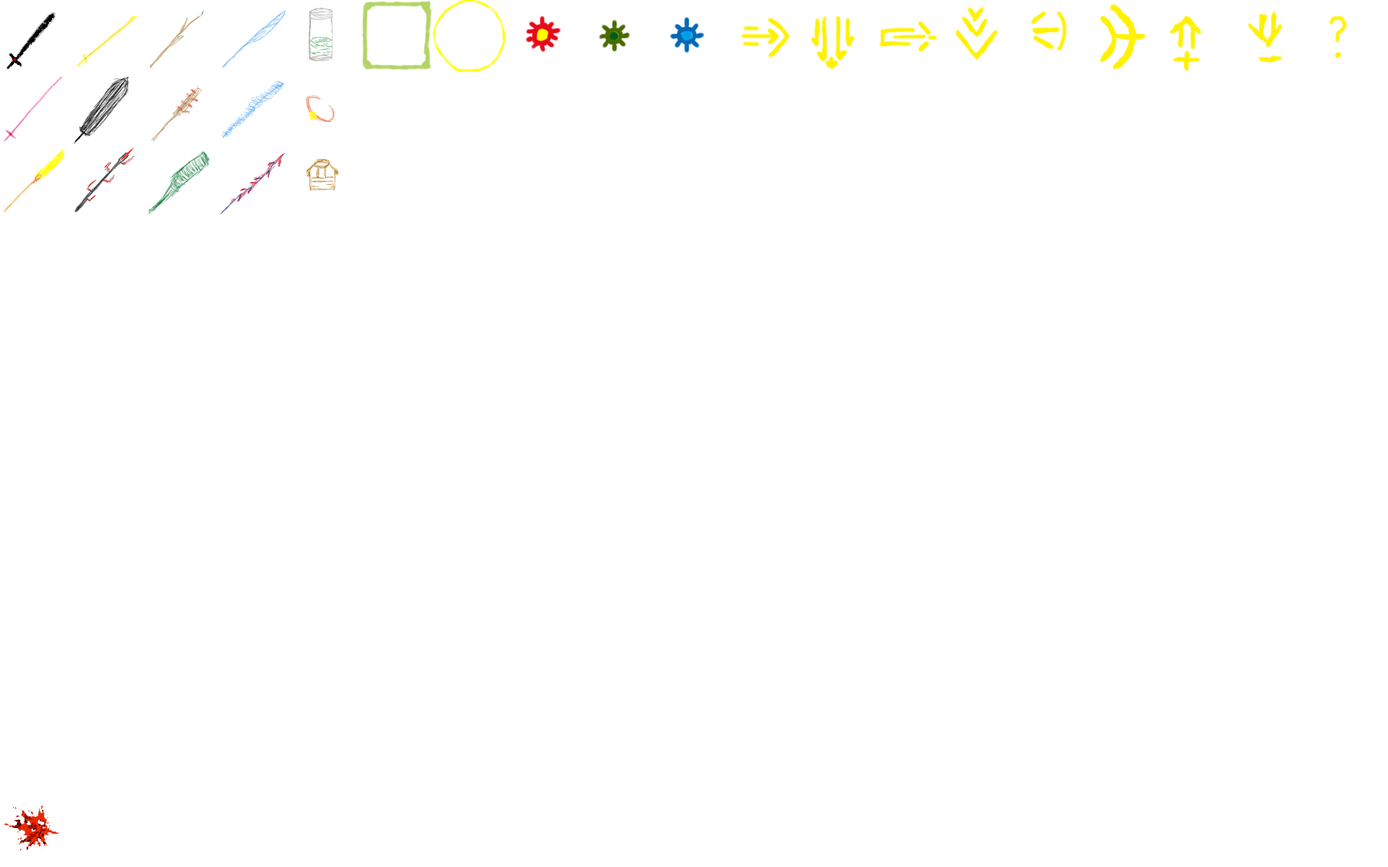
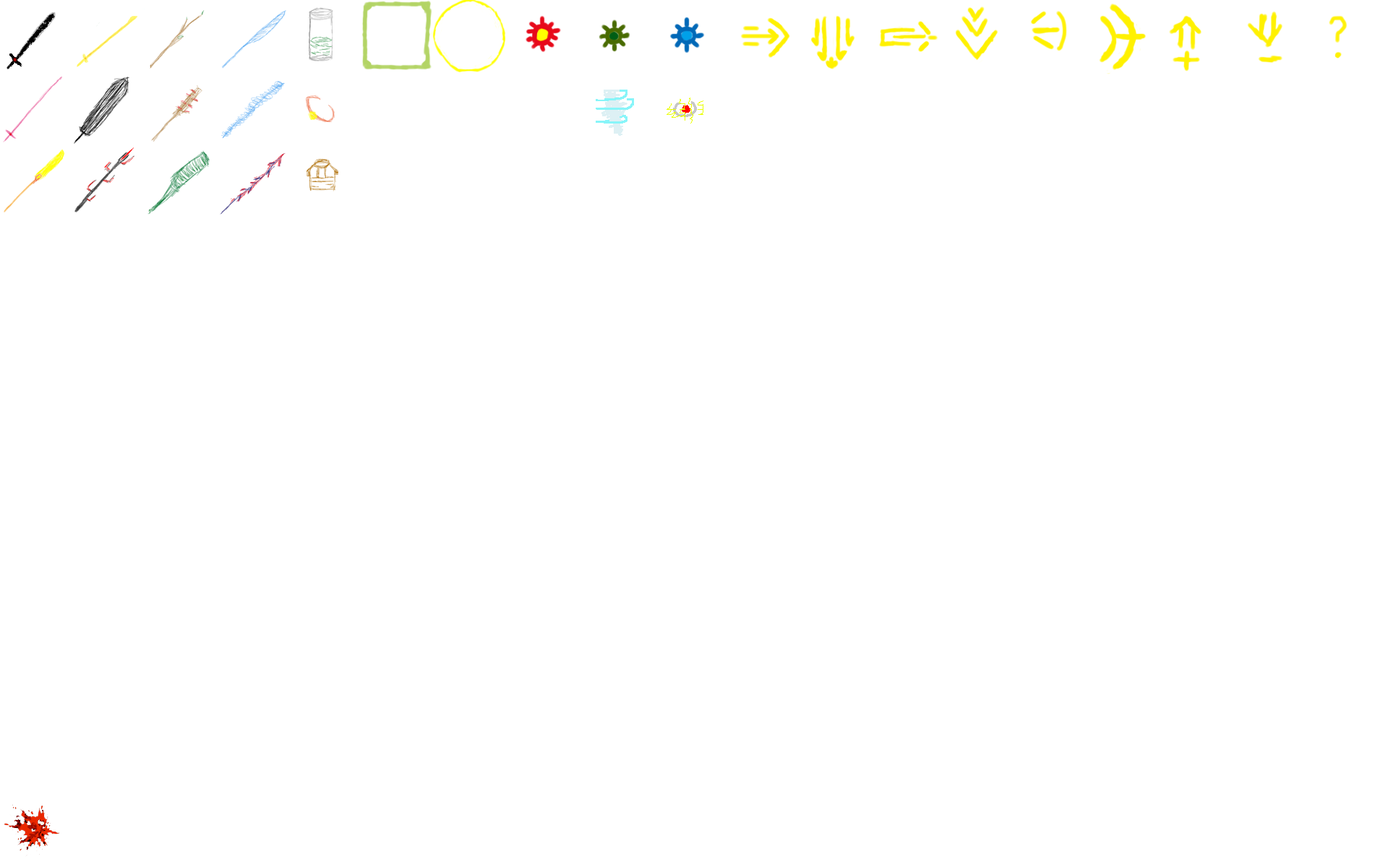
Before/after of a (1388, 867) layered artwork. What changed in the layer stack:
added layer "图层 4" above "图层 3" over [666, 97, 704, 124]
added layer "图层 3" above "图层 2" over [595, 89, 634, 124]
painted on "图层 2" over [595, 89, 691, 136]
